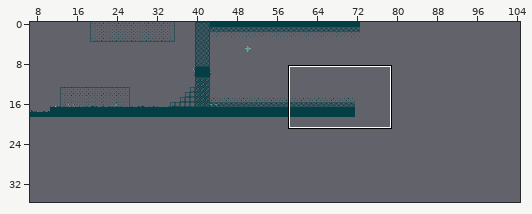
An edit to a level. Tiled map, main.data/level_1.tmx. The first picture is a wide view before the edit; the outline marks the close-up.
Close-up. Earlier state:
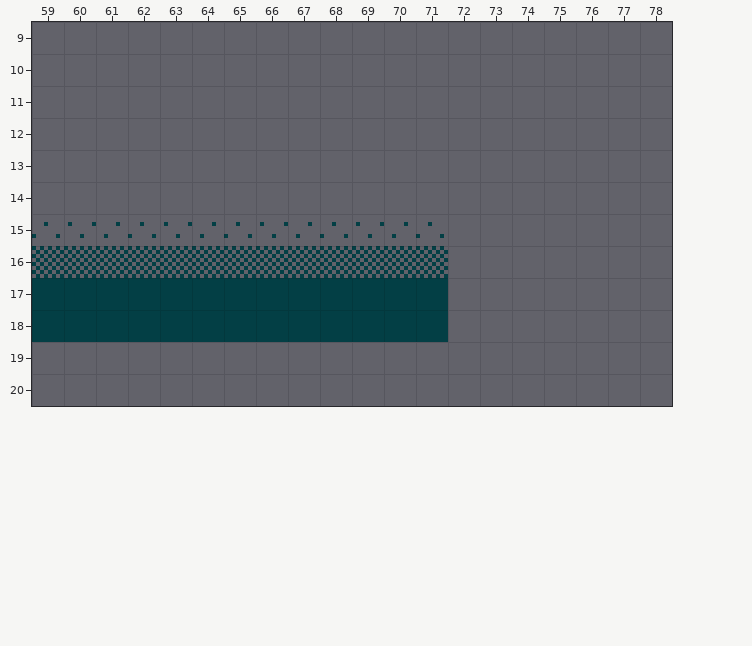
Cells are 8x8 px. Shown: x 59..78, y 9..20. The commit also changed other parts of the map, which this record leaves out. The old version is drawn lined up with the new one.
Once edited:
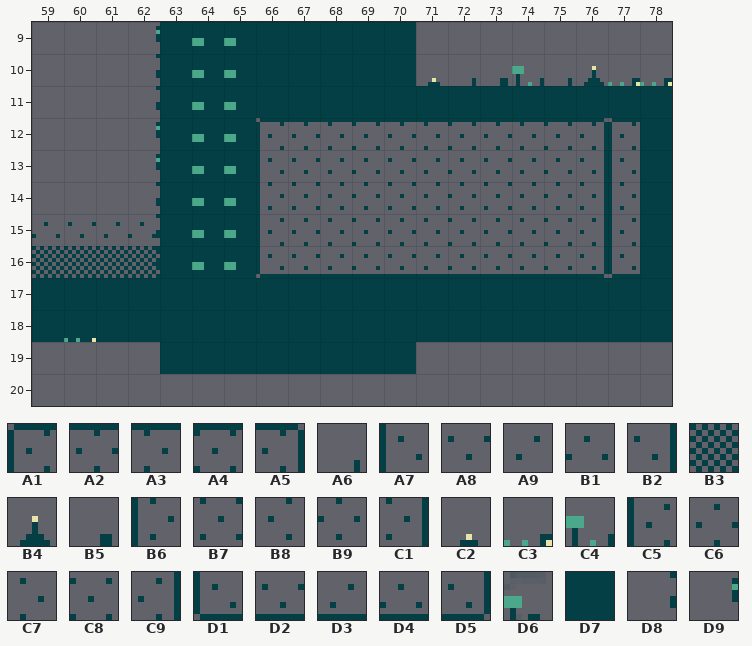
Key: from "tiles": A1 0, A2 1, A3 2, A4 3, A5 4, A6 8, A7 64, A8 65, A9 66, B1 67, B2 68, B3 70, B4 73, B5 74, B6 128, B7 129, B8 130, B9 131, C1 132, C2 136, C3 137, C4 138, C5 192, C6 193, C7 194, C8 195, C9 196, D1 256, D2 257, D3 258, D4 259, D5 260, D6 261, D7 325, D8 388, D9 452.
__ is an empty cell.
Change:
map size 100x36 -> 157x36 cells
Layer "background":
Tile A1 is added in row 12 at x 77.
Tile A2 is added in row 12 at x 67, 70 and 73.
Tile A3 is added in row 12 at x 68, 71 and 74.
Tile A4 is added in row 12 at x 69, 72 and 75.
Tile A5 is added in row 12 at x 76.
Tile A7 is added in row 13 at x 77.
Tile A8 is added in row 13 at x 67, 70 and 73.
Tile A9 is added in row 13 at x 68, 71 and 74.
Tile B1 is added in row 13 at x 69, 72 and 75.
Tile B2 is added in row 13 at x 76.
Tile B6 is added in row 14 at x 77.
Tile B7 is added in row 14 at x 67, 70 and 73.
Tile B8 is added in row 14 at x 68, 71 and 74.
Tile B9 is added in row 14 at x 69, 72 and 75.
Tile C1 is added in row 14 at x 76.
Tile C5 is added in row 15 at x 77.
Tile C6 replaces tile A9 in row 15 at x 67 and 70.
Tile C6 is added in row 15 at x 73.
Tile C7 replaces tile B1 in row 15 at x 68 and 71.
Tile C7 is added in row 15 at x 74.
Tile C8 replaces tile A8 in row 15 at x 69.
Tile C8 is added in row 15 at x 72 and 75.
Tile C9 is added in row 15 at x 76.
Tile D1 is added in row 16 at x 77.
Tile D2 replaces tile B3 in row 16 at x 67 and 70.
Tile D2 is added in row 16 at x 73.
Tile D3 replaces tile B3 in row 16 at x 68 and 71.
Tile D3 is added in row 16 at x 74.
Tile D4 replaces tile B3 in row 16 at x 69.
Tile D4 is added in row 16 at x 72 and 75.
Tile D5 is added in row 16 at x 76.
The author cleared tile A8 in row 15 at x 66.
The author cleared tile B3 in row 16 at x 66.
Layer "collisions":
Tile D7 is added in rows 9 to 10 at x 63 to 70; in row 11 at x 63 to 78; in rows 12 to 16 at x 63 to 65 and 78; in rows 17 to 18 at x 72 to 78; in row 19 at x 63 to 70.
Layer "decoration":
Tile A1 is added in row 12 at x 66.
Tile A6 is added in row 10 at x 72 and 75.
Tile A7 is added in row 13 at x 66.
Tile B4 is added in row 10 at x 76.
Tile B5 is added in row 10 at x 73.
Tile B6 is added in row 14 at x 66.
Tile C2 is added in row 10 at x 71.
Tile C3 is added in row 10 at x 77 to 78; in row 18 at x 60.
Tile C4 is added in row 10 at x 74.
Tile C5 is added in row 15 at x 66.
Tile D1 is added in row 16 at x 66.
Tile D6 is added in rows 9 to 16 at x 64 to 65.
Tile D8 is added in rows 10 to 11 at x 62; in rows 14 to 16 at x 62.
Tile D9 is added in row 9 at x 62; in rows 12 to 13 at x 62.
Where, in picture pixels (left, top, right, bottom), the same in both close-ups:
changed: (156, 22, 672, 342)
added: (64, 338, 96, 342)
added: (160, 342, 416, 374)
